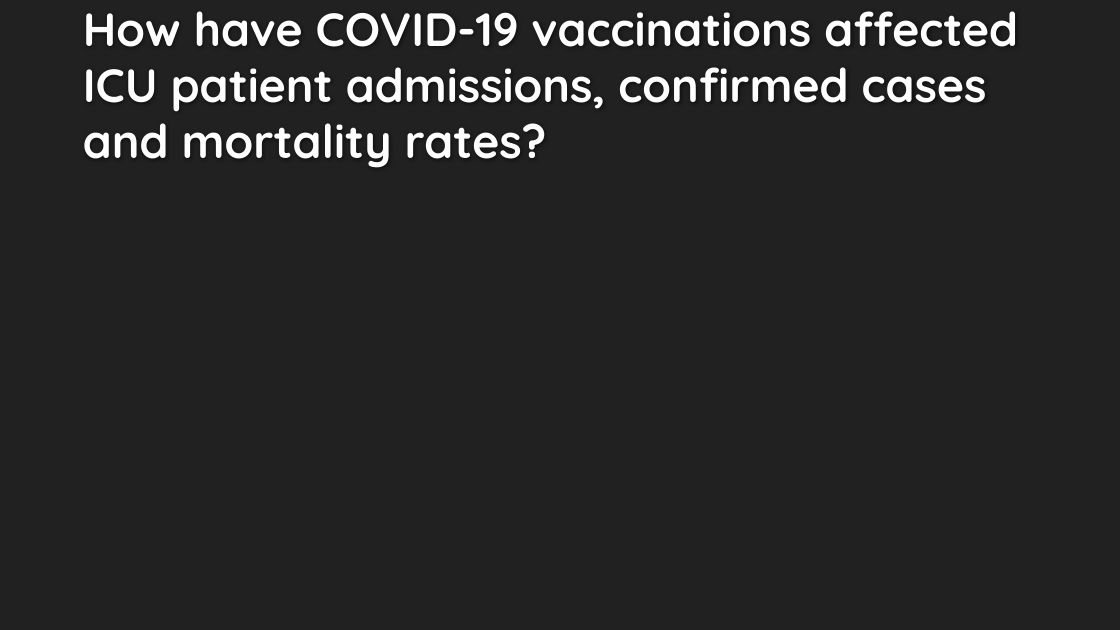
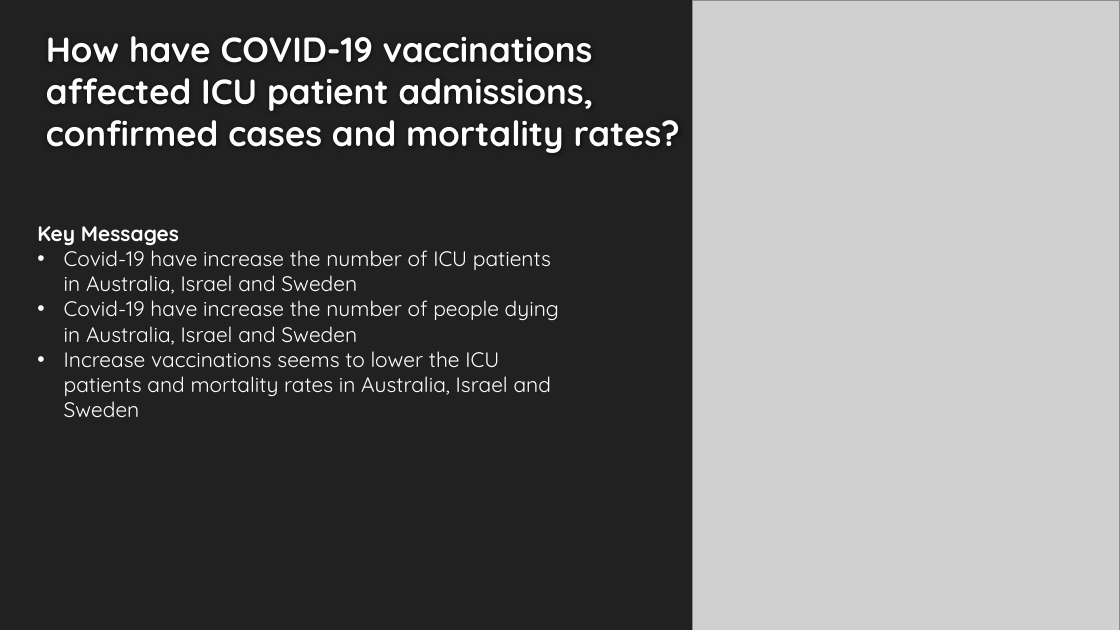
Before and after one commit to cmorrow28/project_one, a slide deck: slide 8 of Covid19_Presentation_Final.pptx (slide 6 before the commit). Drawn at 1120x630 pixels with LibreOffice and Linux fonts; fonts in the diff are those of the drawing; grey boxes stand for pictures; background and template pictures are left out. Boxes give left, top, right and bottom in pixels: in the first picture for what was removed or moved away, otherwise in the second. Text is boxed around its words. In the diff, an @@ line names an element or a change of style, - is before the commit and + after.

```diff
--- a/Covid19_Presentation_Final.pptx
+++ b/Covid19_Presentation_Final.pptx
@@ title "How have COVID-19 vaccinations affected ...": place and size @@
-title "How have COVID-19 vaccinations affected ..." at [83,11,1018,168]
+title "How have COVID-19 vaccinations affected ..." at [46,36,680,153]
@@ title "How have COVID-19 vaccinations affected ..." at [46,36,680,153]: size 40 to 30 pt @@
@@ picture added at [693,0,1120,630] @@
@@ text added at [37,226,559,417], 18 pt, text #FFFFFF @@
+Key Messages
+• Covid-19 have increase the number of ICU patients in Australia, Israel and Sweden
+• Covid-19 have increase the number of people dying in Australia, Israel and Sweden
+• Increase vaccinations seems to lower the ICU patients and mortality rates in Australia, Israel and Sweden
```
Also in this commit, not shown: 5 other slides changed, 1 slide removed, 22 other files.
